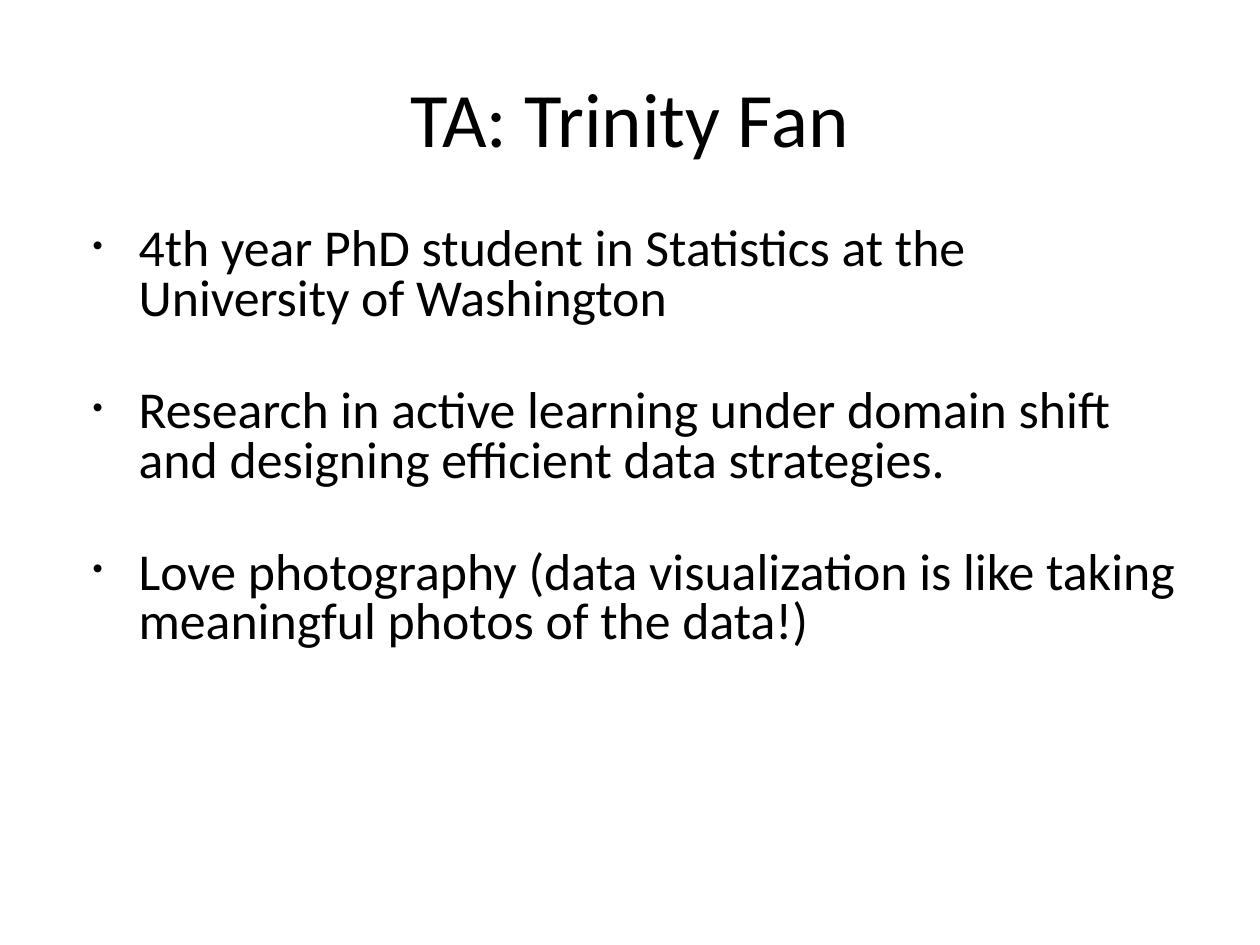
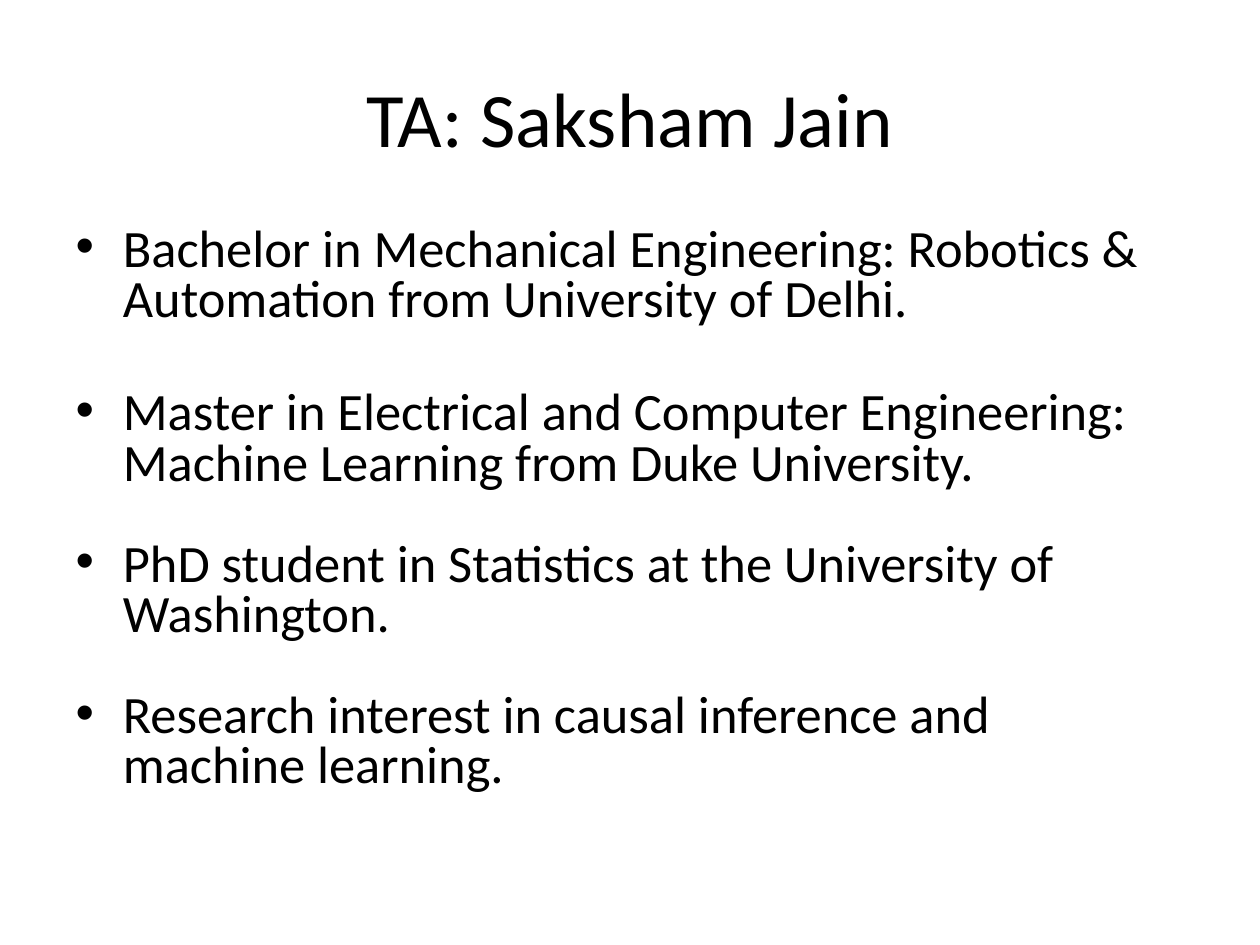
Before and after one commit to ArianeDucellier/data_visualization_R, a slide deck: slide 3 of lectures/Introduction.pptx. Drawn at 1260x945 pixels with LibreOffice and Linux fonts; fonts in the diff are those of the drawing. Boxes give left, top, right and bottom in pixels: in the first picture for what was removed or moved away, otherwise in the second. Text is boxed around its words. In the diff, an @@ line names an element or a change of style, - is before the commit and + after.

```diff
--- a/lectures/Introduction.pptx
+++ b/lectures/Introduction.pptx
@@ title at (366, 93, 892, 148): text changed @@
-TA: Trinity Fan
+TA: Saksham Jain
@@ text at (123, 230, 1126, 792): text changed; size 29.6 to 30 pt @@
-• 4th year PhD student in Statistics at the University of Washington
-• Research in active learning under domain shift and designing efficient data strategies.
-• Love photography (data visualization is like taking meaningful photos of the data!)
+• Bachelor in Mechanical Engineering: Robotics & Automation from University of Delhi.
+• Master in Electrical and Computer Engineering: Machine Learning from Duke University.
+• PhD student in Statistics at the University of Washington.
+• Research interest in causal inference and machine learning.
```
Also in this commit, not shown: 10 other slides changed, 1 slide added, 45 other files.
